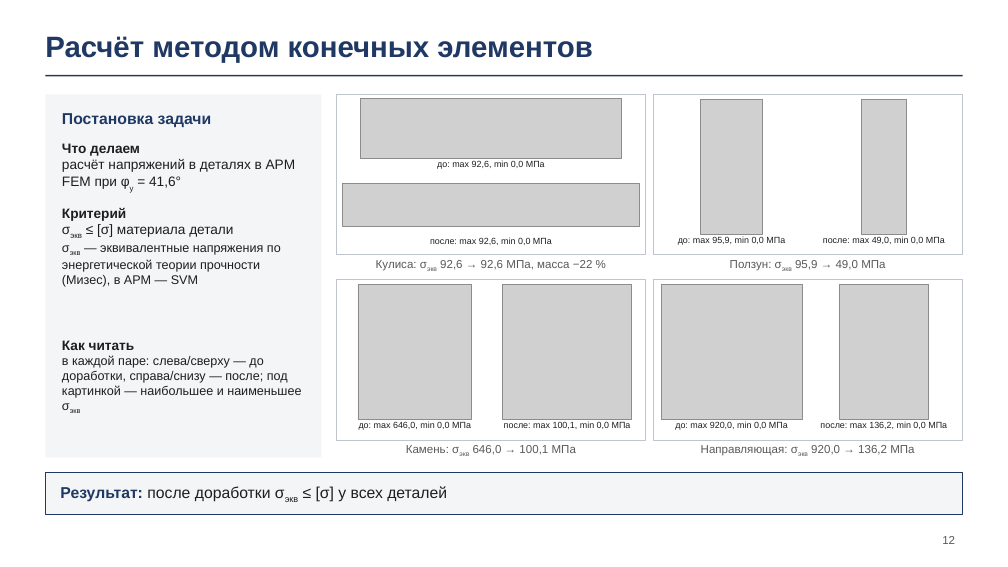
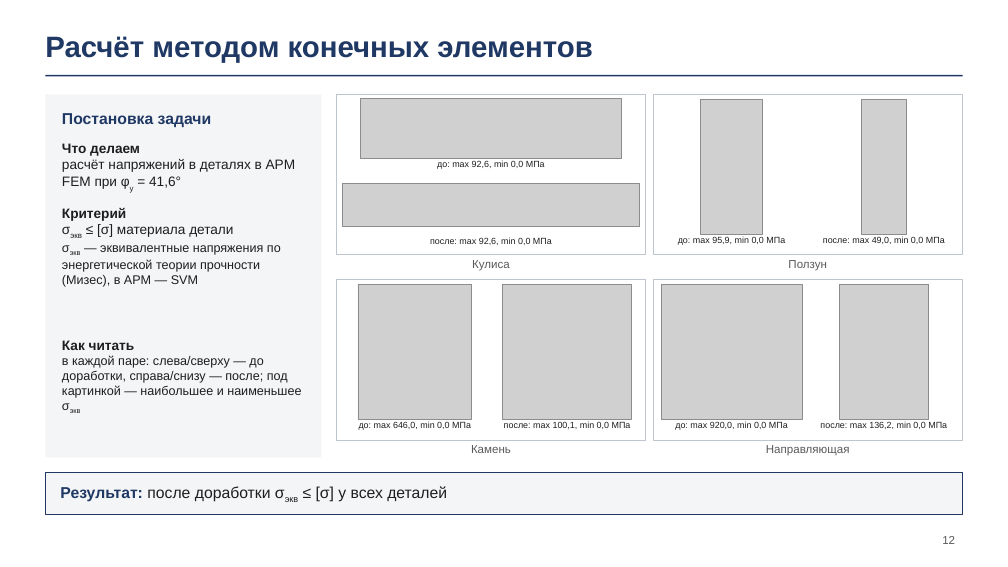
Before and after one commit to DamirNine/prikmeh, a slide deck: slide 12 of курсовой/2026-11-23/Презентация/Презентация_укупориватель_А.pptx. Drawn at 1008x567 pixels with LibreOffice and Linux fonts; fonts in the diff are those of the drawing; grey boxes stand for pictures; background and template pictures are left out. Boxes give left, top, right and bottom in pixels: in the first picture for what was removed or moved away, otherwise in the second. Text is boxed around its words. In the diff, an @@ line names an element or a change of style, - is before the commit and + after.

```diff
--- a/курсовой/2026-11-23/Презентация/Презентация_укупориватель_А.pptx
+++ b/курсовой/2026-11-23/Презентация/Презентация_укупориватель_А.pptx
@@ text at <box>472,260,510,271</box>: text changed @@
-Кулиса: σэкв 92,6 → 92,6 МПа, масса −22 %
+Кулиса
@@ text at <box>788,260,827,271</box>: text changed @@
-Ползун: σэкв 95,9 → 49,0 МПа
+Ползун
@@ text at <box>471,445,511,453</box>: text changed @@
-Камень: σэкв 646,0 → 100,1 МПа
+Камень
@@ text at <box>766,445,850,455</box>: text changed @@
-Направляющая: σэкв 920,0 → 136,2 МПа
+Направляющая
```
Also in this commit, not shown: 2 other slides changed, 8 other files.
